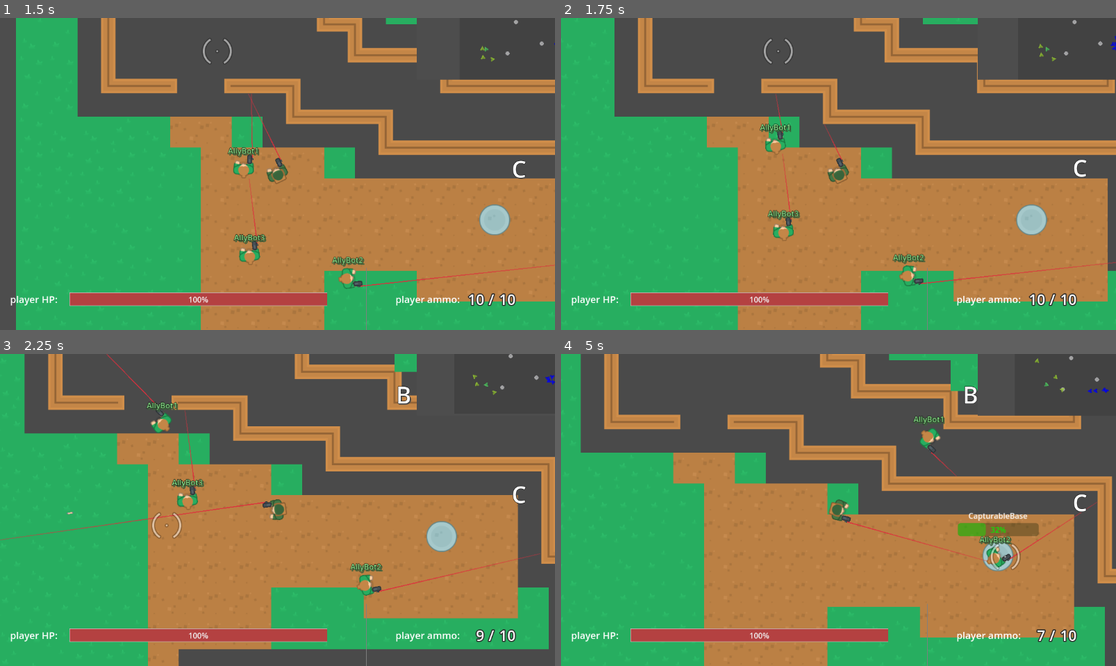
Above: before the commit, frames 1-4 (two rows, left to right).
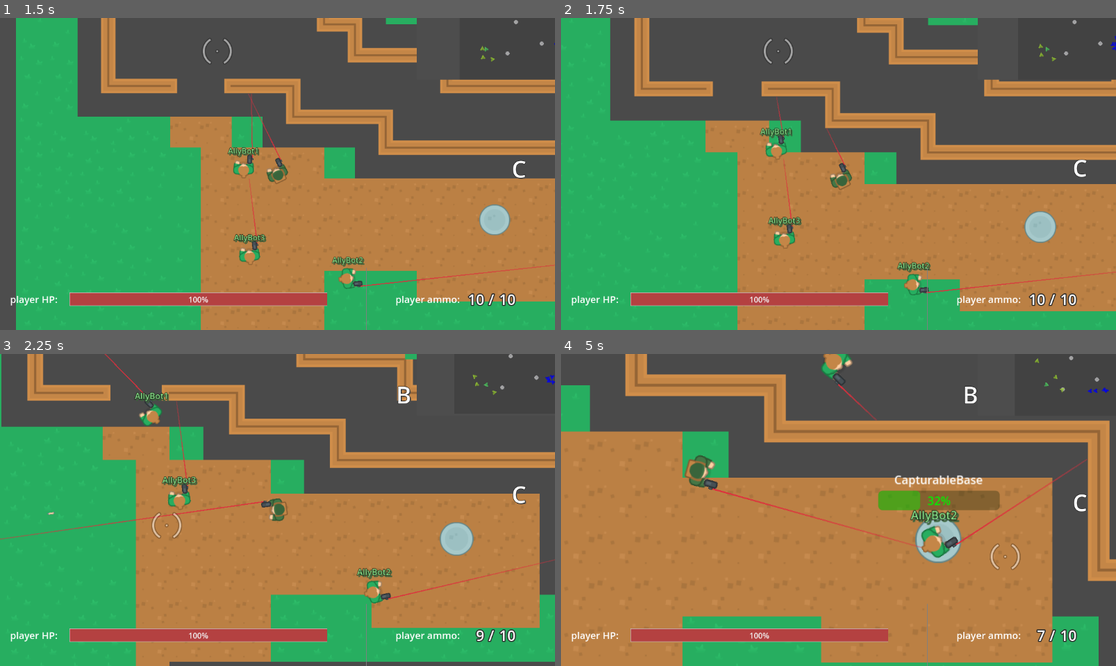
Above: after the commit, the same moments.

Repository: ZeromaXHe/MyGitRepository
Game: Godot game, scene res://scenes/main_menu_screen.tscn
Two runs of this game, one before a commit and one after it. Both use one fixed random seed, a clock stepped at 60 frames per second and the inputs below.
Inputs (mouse positions are in pixels of both pictures, inside the frame that each line leads up to):
- Up to frame 1 (1.5 s): click "Play" at 0.5 s; tap Enter at 1.25 s; move the mouse to (216, 52) at 1.27 s; press the mouse at (216, 52) at 1.28 s; hold D (right) from 1.28 s (still down)
- Up to frame 2 (1.75 s): keep holding D (right); right-click (777, 52) at 1.55 s
- Up to frame 3 (2.25 s): move the mouse to (166, 525) at 2.02 s; release D (right) at 2.03 s; release the mouse at (166, 525) at 2.03 s; hold S (down) from 2.03 s (still down); right-click (166, 525) at 2.1 s
- Up to frame 4 (5 s): click (727, 525) at 2.3 s; move the mouse to (894, 441) at 2.77 s; release S (down) at 2.78 s; press the mouse at (894, 441) at 2.78 s; hold D (right) 2.78-3.53 s; right-click (894, 441) at 3.05 s; move the mouse to (810, 572) at 3.52 s; release the mouse at (810, 572) at 3.53 s; hold W (up) 3.53-4.28 s; tap 1 (weapon_1) at 3.6 s; click (810, 572) at 3.8 s; move the mouse to (1005, 556) at 4.27 s; hold A (left) from 4.28 s (still down); hold Right mouse button (aim, bound only after the commit) from 4.28 s (still down); tap 2 (weapon_2) at 4.35 s; tap R (reload) at 4.9 s

Frame 1 is identical in both runs. In frame 2, 12% of the frame differs, in the area x 8-100%, y 0-100%; in frame 3, 21%; in frame 4, 49%, in the area x 0-100%, y 0-100%.

Commit message:
feature(GodotDemo): GodotProjects 俯视角射击游戏 - 右键瞄准功能

Diff:
--- a/GodotDemo/GodotProjects/project.godot
+++ b/GodotDemo/GodotProjects/project.godot
@@ -47,6 +47,11 @@
 "events": [Object(InputEventMouseButton,"resource_local_to_scene":false,"resource_name":"","device":-1,"window_id":0,"a …(253 unchanged characters)…
 ]
 }
+aim={
+"deadzone": 0.5,
+"events": [Object(InputEventMouseButton,"resource_local_to_scene":false,"resource_name":"","device":-1,"window_id":0,"alt_pressed":false,"shift_pressed":false,"ctrl_pressed":false,"meta_pressed":false,"button_mask":2,"position":Vector2(109, 12),"global_position":Vector2(113, 53),"factor":1.0,"button_index":2,"canceled":false,"pressed":true,"double_click":false,"script":null)
+]
+}
 reload={
 "deadzone": 0.5,
 "events": [Object(InputEventKey,"resource_local_to_scene":false,"resource_name":"","device":-1,"window_id":0,"alt_pressed":false,"shift_pressed":false,"ctrl_pressed":false,"meta_pressed":false,"pressed":false,"keycode":82,"physical_keycode":0,"key_label":0,"unicode":114,"echo":false,"script":null)
--- a/GodotDemo/GodotProjects/scenes/player.tscn
+++ b/GodotDemo/GodotProjects/scenes/player.tscn
@@ -17,3 +17,4 @@
 character = 1
 
 [node name="CameraRmtTxfm2D" type="RemoteTransform2D" parent="." index="6"]
+update_scale = false
--- a/GodotDemo/GodotProjects/scripts/camera.gd
+++ b/GodotDemo/GodotProjects/scripts/camera.gd
@@ -1,11 +1,17 @@
 extends Node2D
 class_name CameraManager
+
+
+@export var aim_offset_dist: int = 200
+@export var aim_zoom_multiple: float = 1.5
 
 @onready var camera_shake_timer: Timer = $CameraShakeTimer
 @onready var camera: Camera2D = $Camera2D
 
 var camera_shaking = false
 var shake_intensity = 0
+var base_offset: Vector2 = Vector2.ZERO
+var base_zoom: Vector2 = Vector2.ONE
 
 
 func _ready() -> void:
@@ -13,17 +19,25 @@
 
 
 func _process(delta: float) -> void:
-	camera.zoom = lerp(camera.zoom, Vector2(1, 1), 0.3)
+	if Input.is_action_pressed("aim"):
+		# 瞄准模式下的镜头配置
+		base_offset = Vector2.from_angle(rotation) * aim_offset_dist
+		base_zoom = Vector2.ONE * aim_zoom_multiple
+	else:
+		base_offset = Vector2.ZERO
+		base_zoom = Vector2.ONE
+
+	camera.zoom = lerp(camera.zoom, base_zoom, 0.3)
 	if camera_shaking:
 		camera.offset += delta * Vector2(
 				randf_range(-shake_intensity, shake_intensity),
 				randf_range(-shake_intensity, shake_intensity))
 	else:
-		camera.offset = lerp(camera.offset, Vector2(0, 0), 0.3)
+		camera.offset = lerp(camera.offset, base_offset, 0.3)
 
 
 func shake_camera(intensity):
-	camera.zoom = Vector2(1, 1) - Vector2(intensity * 0.0015, intensity * 0.0015)
+	camera.zoom = base_zoom - Vector2(intensity * 0.0015, intensity * 0.0015)
 	shake_intensity = intensity
 	camera_shake_timer.start()
 	camera_shaking = true
